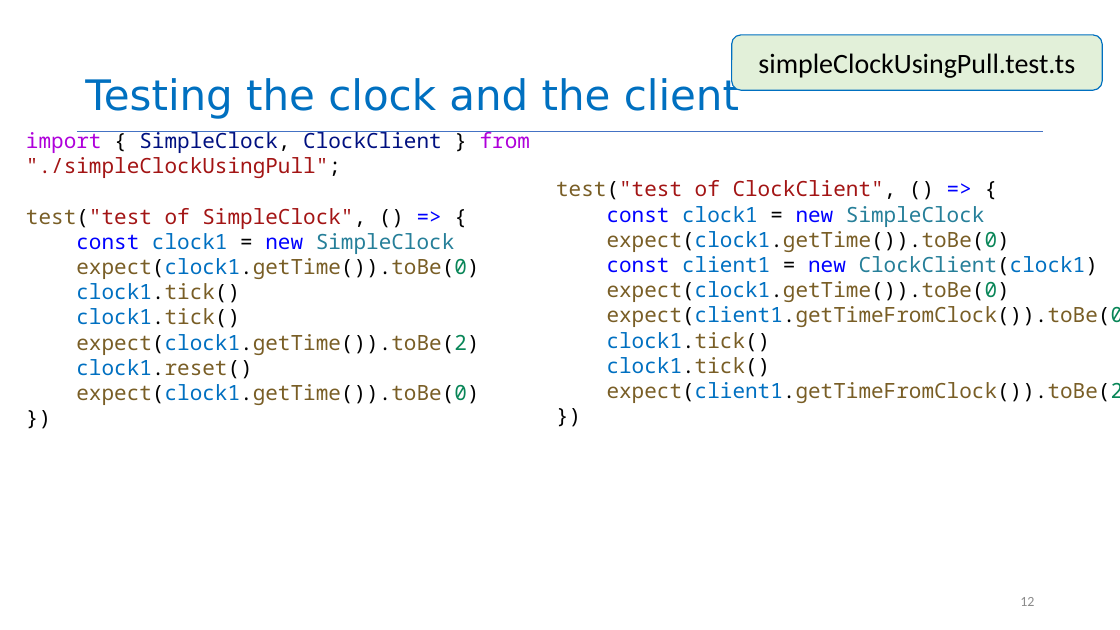
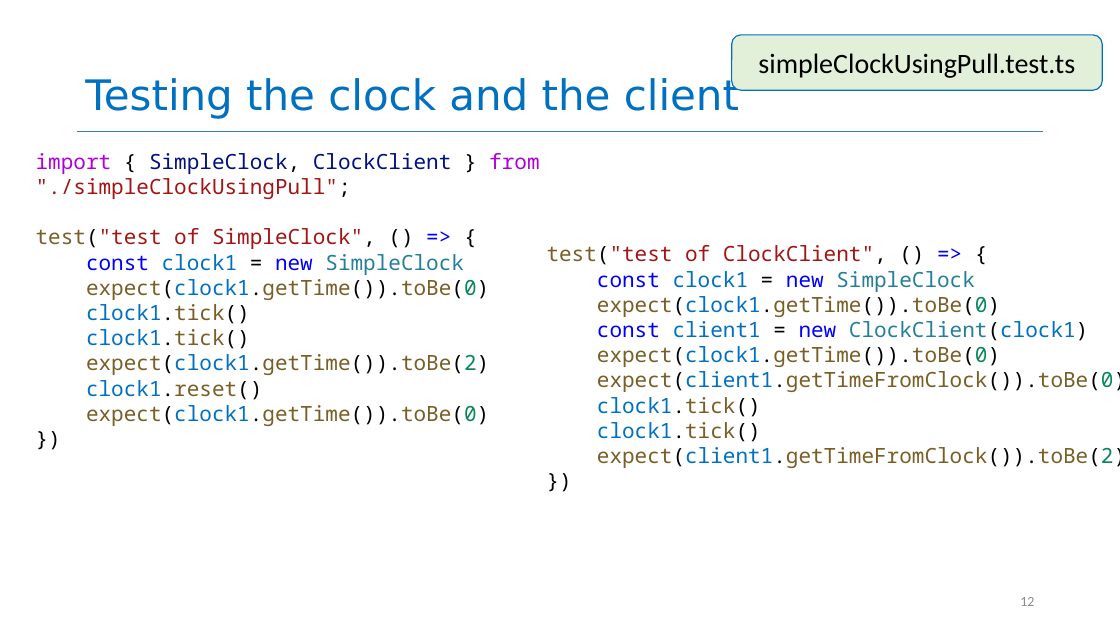
Before and after one commit to neu-se/CS4530-Spring-2024, a slide deck: slide 12 of Slides/Module 05 Interaction-Level Design Patterns.pptx. Drawn at 1120x630 pixels with LibreOffice and Linux fonts; fonts in the diff are those of the drawing. Boxes give left, top, right and bottom in pixels: in the first picture for what was removed or moved away, otherwise in the second. Text is boxed around its words. In the diff, an @@ line names an element or a change of style, - is before the commit and + after.

```diff
--- a/Slides/Module 05 Interaction-Level Design Patterns.pptx
+++ b/Slides/Module 05 Interaction-Level Design Patterns.pptx
@@ text "import { SimpleClock, ClockClient } ...": place and size @@
-text "import { SimpleClock, ClockClient } ..." at bbox=[26, 131, 530, 405]
+text "import { SimpleClock, ClockClient } ..." at bbox=[36, 153, 539, 426]
@@ text "test("test of ClockClient", () => ..." rewrapped from bbox=[556, 180, 1120, 403] to bbox=[547, 245, 1120, 468] @@
```
Also in this commit, not shown: 6 other slides changed, 2 other files.
